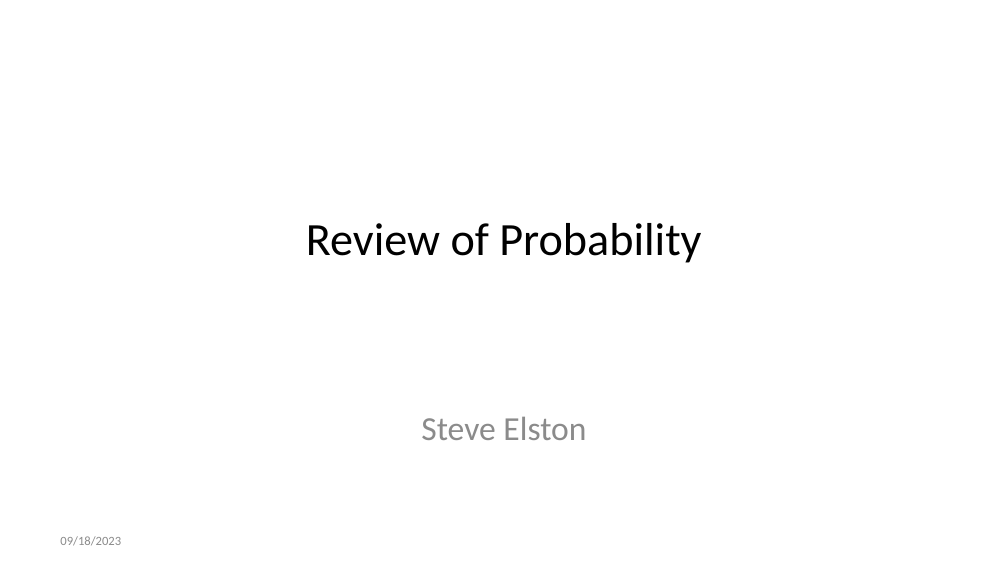
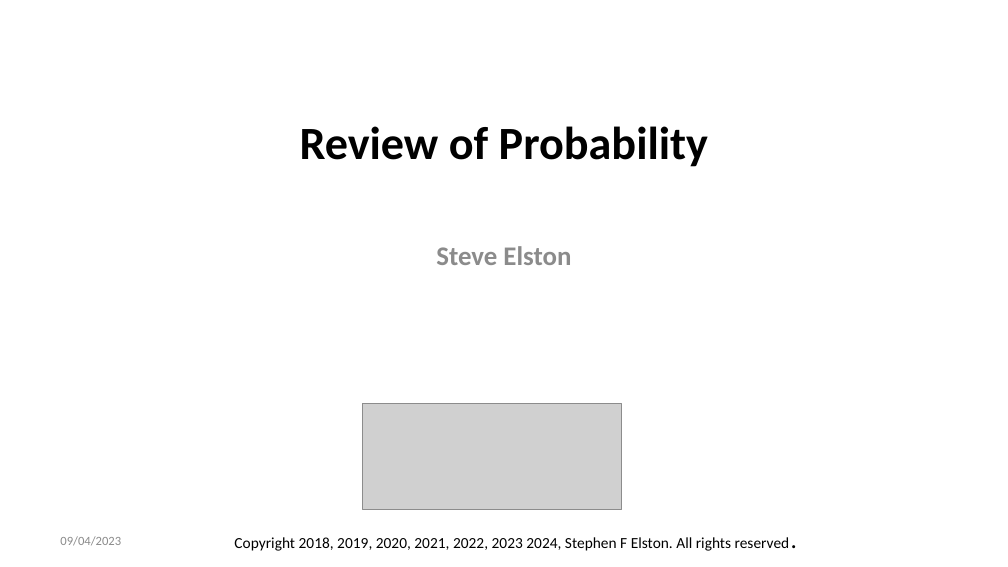
Before and after one commit to StephenElston/CSCI-E-83, a slide deck: slide 1 of LectureSlides/03a_ReviewOfProbability.pptx. Drawn at 1008x567 pixels with LibreOffice and Linux fonts; fonts in the diff are those of the drawing; grey boxes stand for pictures. Boxes give left, top, right and bottom in pixels: in the first picture for what was removed or moved away, otherwise in the second. Text is boxed around its words. In the diff, an @@ line names an element or a change of style, - is before the commit and + after.

Commit message:
Edited slides

```diff
--- a/LectureSlides/03a_ReviewOfProbability.pptx
+++ b/LectureSlides/03a_ReviewOfProbability.pptx
@@ title "Review of Probability": place and size @@
-title "Review of Probability" at [306,223,701,263]
+title "Review of Probability" at [300,126,708,167]
@@ title "Review of Probability" at [300,126,708,167]: bold on @@
@@ subtitle "Steve Elston": place and size @@
-subtitle "Steve Elston" at [421,416,586,440]
+subtitle "Steve Elston" at [436,246,571,265]
@@ subtitle "Steve Elston" at [436,246,571,265]: size 24 to 19.2 pt, bold on @@
@@ picture added at [363,403,622,510] @@
@@ text at [60,536,121,546]: text changed @@
-09/18/2023
+09/04/2023
@@ text added at [234,537,790,551], 11 pt, text #000000 @@
+Copyright 2018, 2019, 2020, 2021, 2022, 2023 2024, Stephen F Elston. All rights reserved.
```
Also in this commit, not shown: 2 other slides changed, 1 slide added, 2 slides removed, 3 other files.
